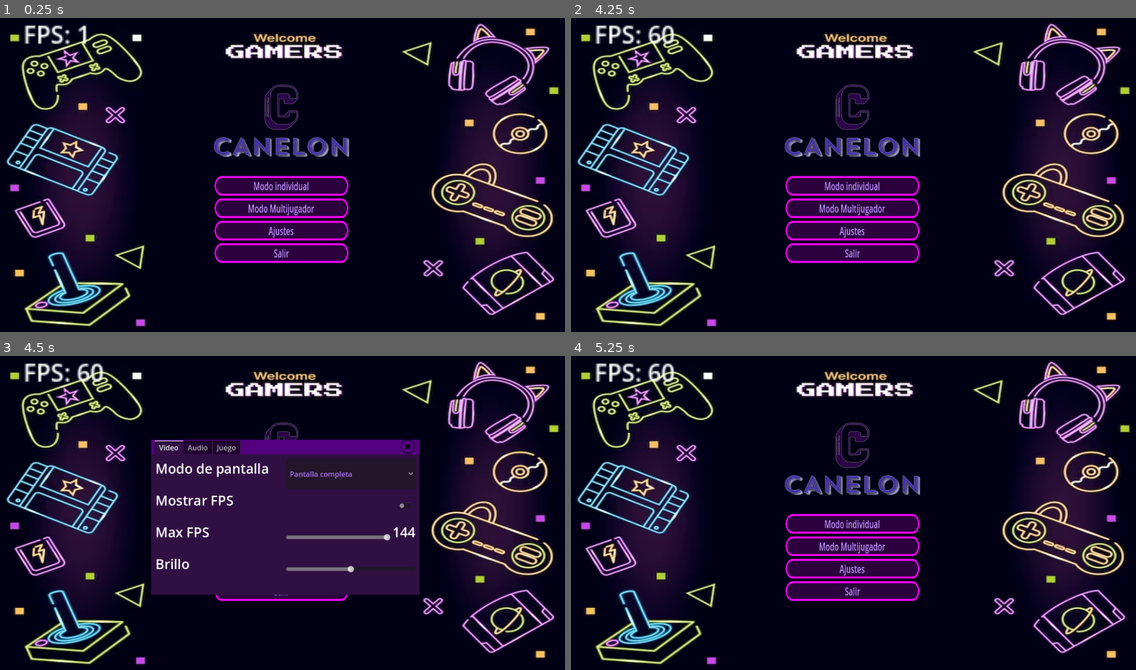
Above: before the commit, frames 1-4 (two rows, left to right).
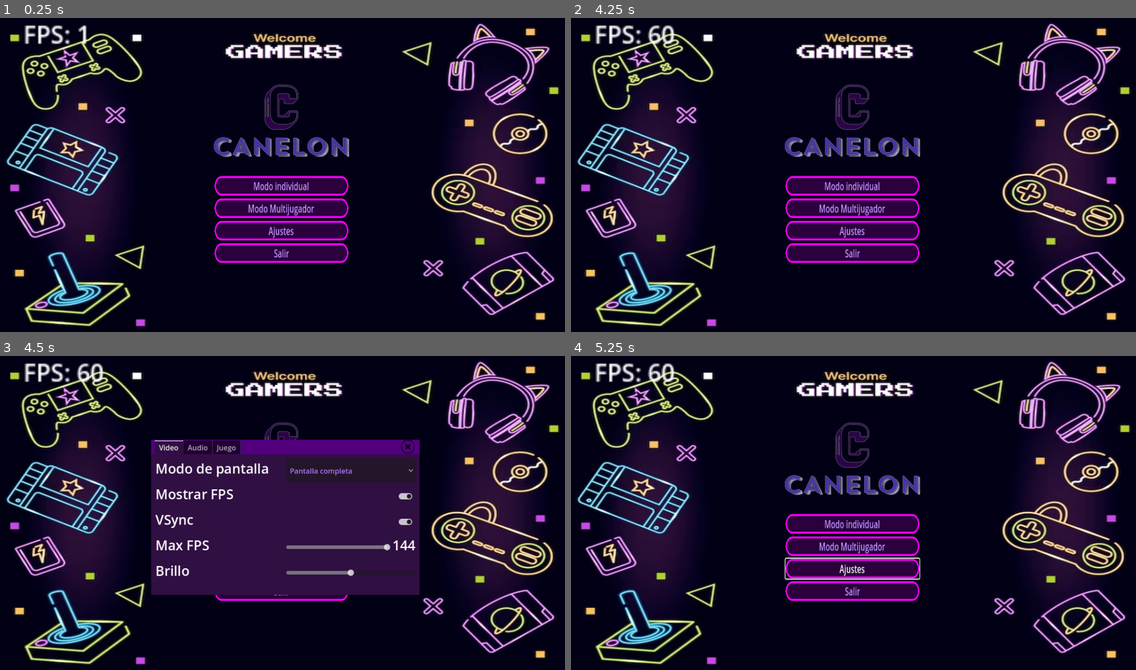
Above: after the commit, the same moments.

Repository: juansgamo/CANELON
Game: Godot game, scene res://scenes/menu.tscn
Two runs of this game, one before a commit and one after it. Both use one fixed random seed, a clock stepped at 60 frames per second and the inputs below.
Inputs (mouse positions are in pixels of both pictures, inside the frame that each line leads up to):
- Up to frame 1 (0.25 s): no input
- Up to frame 2 (4.25 s): click "Modo individual" at 0.5 s; click "Modo individual" at 1.25 s; click "Modo individual" at 2 s; click "Modo Multijugador" at 2.75 s; click "Volver" at 3.5 s
- Up to frame 3 (4.5 s): click "Ajustes" at 4.25 s
- Up to frame 4 (5.25 s): click (977, 447) at 5 s

Frames 1-2 are identical in both runs. In frame 3, 2.2% of the frame differs, in the area x 27-74%, y 35-71%; in frame 4, 0.4%.

Commit message:
menu de ajustes, progreso interesante

Diff:
--- a/project.godot
+++ b/project.godot
@@ -18,6 +18,7 @@
 [autoload]
 
 GlobalSettings="*res://scripts/Global_settings.gd"
+Save="*res://scripts/save.gd"
 
 [display]
 
--- a/scenes/ajustes.tscn
+++ b/scenes/ajustes.tscn
@@ -92,6 +92,25 @@
 size_flags_horizontal = 3
 size_flags_vertical = 3
 theme = SubResource("Theme_11s61")
+button_pressed = true
+alignment = 1
+expand_icon = true
+language = "es"
+
+[node name="VSync" type="Label" parent="TabContainer/Video/MarginContainer/ResolutionSettings"]
+layout_mode = 2
+size_flags_horizontal = 3
+size_flags_vertical = 3
+theme = ExtResource("1_txexu")
+text = "VSync"
+
+[node name="BtnVsync" type="CheckButton" parent="TabContainer/Video/MarginContainer/ResolutionSettings"]
+custom_minimum_size = Vector2(10, 10)
+layout_mode = 2
+size_flags_horizontal = 3
+size_flags_vertical = 3
+theme = SubResource("Theme_11s61")
+button_pressed = true
 alignment = 1
 expand_icon = true
 language = "es"
@@ -298,12 +317,10 @@
 
 [connection signal="item_selected" from="TabContainer/Video/MarginContainer/ResolutionSettings/BtnPantalla" to="." method="_on_btn_pantalla_item_selected"]
 [connection signal="toggled" from="TabContainer/Video/MarginContainer/ResolutionSettings/BtnFPS" to="." method="_on_btn_fps_toggled"]
+[connection signal="toggled" from="TabContainer/Video/MarginContainer/ResolutionSettings/BtnVsync" to="." method="_on_btn_vsync_toggled"]
 [connection signal="value_changed" from="TabContainer/Video/MarginContainer/ResolutionSettings/MaxFPScontainer/FPSSlider" to="." method="_on_fps_slider_value_changed"]
-[connection signal="value_changed" from="TabContainer/Video/MarginContainer/ResolutionSettings/MaxFPScontainer/FPSSlider" to="." method="_on_h_slider_value_changed"]
 [connection signal="value_changed" from="TabContainer/Video/MarginContainer/ResolutionSettings/BrilloContainer/BrSlider" to="." method="_on_br_slider_value_changed"]
-[connection signal="value_changed" from="TabContainer/Video/MarginContainer/ResolutionSettings/BrilloContainer/BrSlider" to="." method="_on_h_slider_2_value_changed"]
 [connection signal="value_changed" from="TabContainer/Audio/MarginContainer/ResolutionSettings/MasterVolumeContainer/MasterSlider" to="." method="_on_master_slider_value_changed"]
-[connection signal="value_changed" from="TabContainer/Audio/MarginContainer/ResolutionSettings/MasterVolumeContainer/MasterSlider" to="." method="_on_h_slider_value_changed"]
 [connection signal="value_changed" from="TabContainer/Audio/MarginContainer/ResolutionSettings/MusicVolumeContainer/MusicSlider" to="." method="_on_music_slider_value_changed"]
 [connection signal="value_changed" from="TabContainer/Audio/MarginContainer/ResolutionSettings/SFXVolumeContainer/SFXSlider" to="." method="_on_sfx_slider_value_changed"]
 [connection signal="value_changed" from="TabContainer/Juego/MarginContainer/ResolutionSettings/MouseSensitivitycONTAINER/SenSlider" to="." method="_on_sen_slider_value_changed"]
--- a/scripts/Global_settings.gd
+++ b/scripts/Global_settings.gd
@@ -1,6 +1,7 @@
 extends Node
 signal fps_displayed(value)
 signal brightness_updated(value)
+signal mouse_sens_updated(value)
 
 #video
 func change_display_mode(toggle):
@@ -8,6 +9,12 @@
 		DisplayServer.window_set_mode(DisplayServer.WINDOW_MODE_FULLSCREEN)
 	elif toggle == 0:  # Modo ventana
 		DisplayServer.window_set_mode(DisplayServer.WINDOW_MODE_WINDOWED)
+
+func change_vsync_mode(toggle):
+	if toggle == true:
+		DisplayServer.window_set_vsync_mode(DisplayServer.VSYNC_ENABLED)
+	elif toggle == false:
+		DisplayServer.window_set_vsync_mode(DisplayServer.VSYNC_DISABLED)
 
 func toggle_fps_display(toggle):
 	emit_signal("fps_displayed",toggle)
@@ -22,28 +29,28 @@
 	emit_signal("brightness_updated",value)
 
 #AUDIO
-#
-#func update_master_vol(bus_idx: int, vol: float) -> void:
-	#if vol > -50.0:
-		#AudioServer.set_bus_volume_db(bus_idx, vol)
-	#else:
-		#AudioServer.set_bus_mute(bus_idx, true)
-#
-	#match bus_idx:
-		#0
-			#Save.game_data.master_vol = vol
-			#Save.save_data()
-		#1
-			#Save.game_data.music_vol = vol
-			#Save.save_data()
-		#2
-			#Save.game_data.sfx_vol = vol
-			#Save.save_data()
-#
-#func update_mouse_sens(value: float) -> void:
-	#emit_signal("mouse_sens_updated", value)
-	#Save.game_data.mouse_sens = value
-	#Save.save_data()
+
+func update_master_vol(bus_idx: int, vol: float) -> void:
+	if vol > -50.0:
+		AudioServer.set_bus_volume_db(bus_idx, vol)
+	else:
+		AudioServer.set_bus_mute(bus_idx, true)
+
+	match bus_idx:
+		0:
+			Save.game_data.master_vol = vol
+			Save.save_data()
+		1:
+			Save.game_data.music_vol = vol
+			Save.save_data()
+		2:
+			Save.game_data.sfx_vol = vol
+			Save.save_data()
+
+func update_mouse_sens(value: float) -> void:
+	emit_signal("mouse_sens_updated", value)
+	Save.game_data.mouse_sens = value
+	Save.save_data()
 
 
 func _ready():
--- a/scripts/ajustes.gd
+++ b/scripts/ajustes.gd
@@ -21,7 +21,7 @@
 
 #boton para salir
 func _on_button_pressed():
-	get_tree().change_scene_to_file("res://scenes/menu.tscn")
+	hide()
 
 #funciones de video
 func _on_btn_pantalla_item_selected(index):
@@ -30,22 +30,31 @@
 func _on_btn_fps_toggled(toggled_on):
 	GlobalSettings.toggle_fps_display(toggled_on)
 
+func _on_btn_vsync_toggled(toggled_on):
+	GlobalSettings.change_vsync_mode(toggled_on)
+
 func _on_fps_slider_value_changed(value):
 	GlobalSettings.set_max_fps(value)
+	max_fps_val.text = str(value) if value < max_fps_slider.max_value else "Max"
 
 func _on_br_slider_value_changed(value):
 	GlobalSettings.update_brightness(value)
-
+#para subir o bajar el brillo hay que crear un worldEnviroment y añadir lo siguiente
+#func _ready():
+	#GlobalSettings.brightness_updated.connect(self._on_brightness_updated)
+#func _on_brightness_updated(value):
+	#Environment.adjustment_brightness = value
 
 func _on_master_slider_value_changed(value):
-	pass # Replace with function body.
+	GlobalSettings.update_master_vol(0, value)
 
 func _on_music_slider_value_changed(value):
-	pass # Replace with function body.
+	GlobalSettings.update_master_vol(1, value)
 
 func _on_sfx_slider_value_changed(value):
-	pass # Replace with function body.
+	GlobalSettings.update_master_vol(2, value)
 
 
 func _on_sen_slider_value_changed(value):
-	pass # Replace with function body.
+	GlobalSettings.update_mouse_sens(value)
+	mouse_sens_amount.text = value as String
--- a/scripts/menu.gd
+++ b/scripts/menu.gd
@@ -3,6 +3,11 @@
 @onready var menu_multijugador = preload("res://scenes/menu_multijugador.tscn") as PackedScene
 func _ready():
 	$menufondo.play()
+	#habria que poner estas funciones en el kinematicBody para que funcione el sens del mouse
+	#GlobalSettings.mouse_sens_updated.connect(self._on_mouse_sens_updated)
+#
+#func _on_mouse_sens_updated(value):
+	#mouse_sensitivity = value
 
 func _on_salir_pressed():
 	get_tree().quit()
--- /dev/null
+++ b/scripts/save.gd
@@ -0,0 +1,34 @@
+extends Node
+
+const SAVEFILE = "user://SAVEFILE.save"
+
+var game_data = {}
+
+func _ready() -> void:
+	load_data()
+
+func load_data() -> void:
+	var file = FileAccess.open(SAVEFILE, FileAccess.READ)
+	if not file:
+		game_data = {
+			"full_screen_on": false,
+			"vsync_on": false,
+			"display_fps": false,
+			"max_fps": 0, # 0 es ilimitado
+			"brightness": 1,
+			"master_vol": -10,
+			"music_vol": -10,
+			"sfx_vol": -10,
+			"fov": 70,
+			"mouse_sens": 0.002
+		}
+		save_data()
+	else:
+		game_data = file.get_var()
+		file.close()
+
+func save_data() -> void:
+	var file = FileAccess.open(SAVEFILE, FileAccess.WRITE)
+	if file:
+		file.store_var(game_data)
+		file.close()
